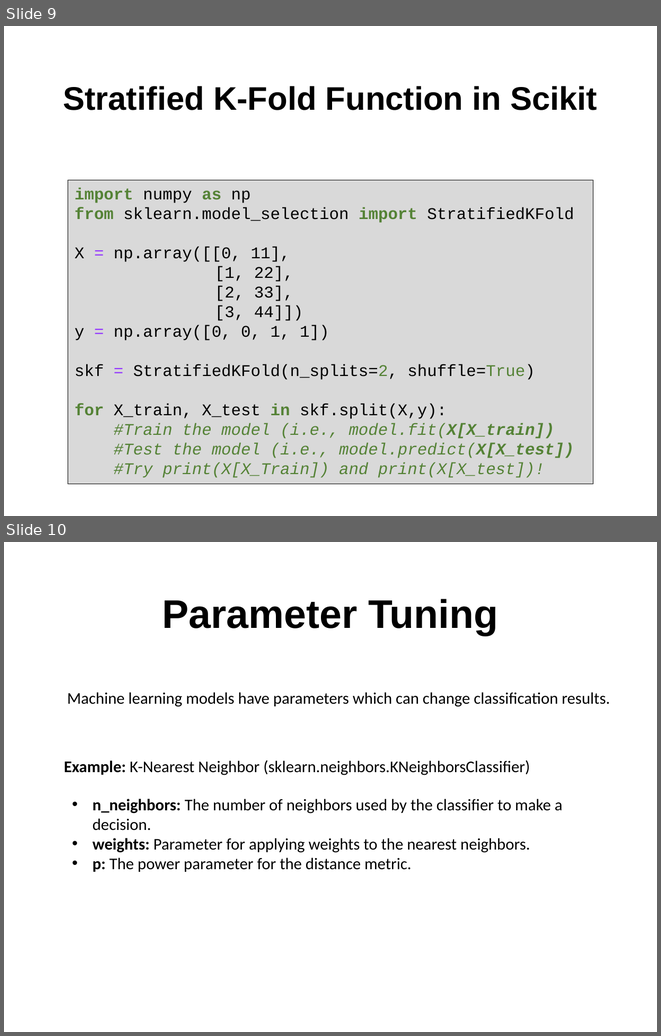
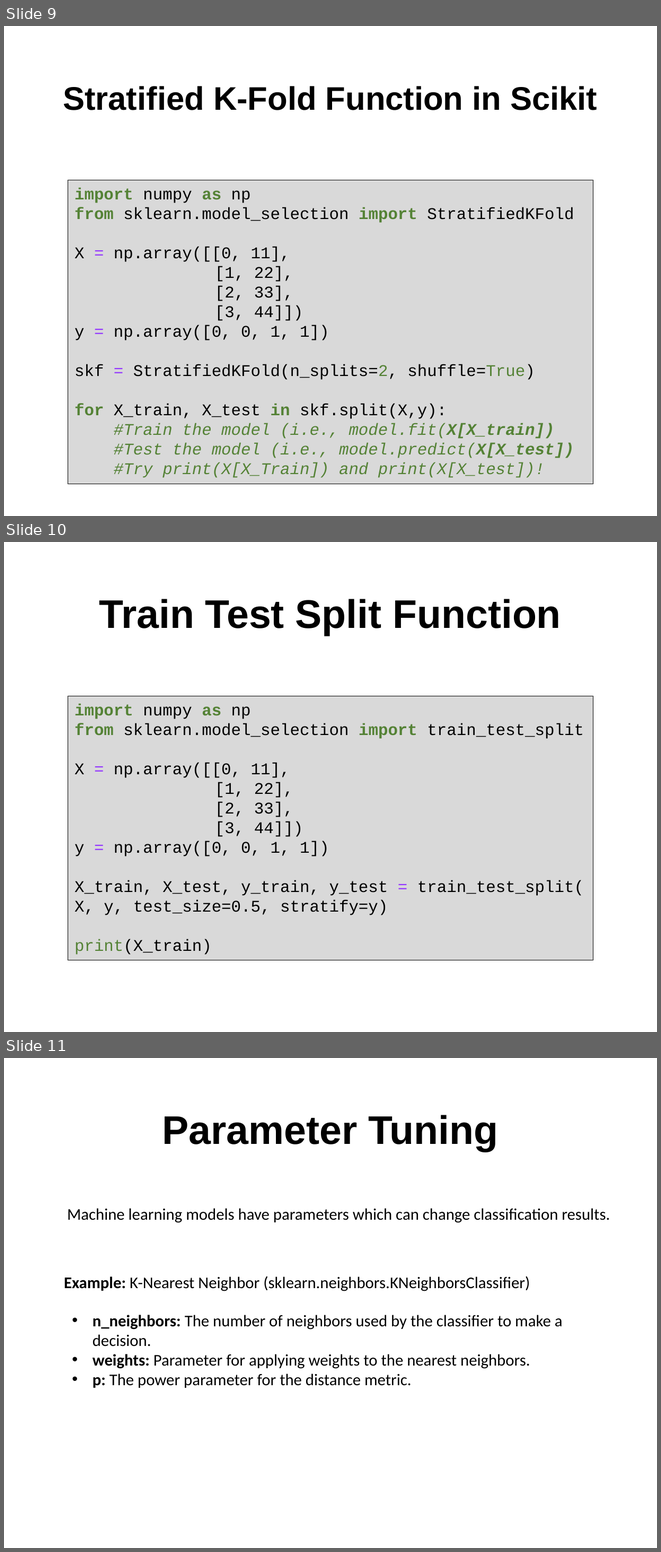
Before and after one commit to smcclatchy/machine-learning-python, a slide deck: doc/Day2_Session2_ModelEvaluation.pptx. Shown one above the other, each under a label of ours: slides 9 and 10 before the commit, slides 9, 10 and 11 after it. The pictures are 661x1036 and 661x1552 pixels, drawn with LibreOffice and Linux fonts; fonts in the diff are those of the drawing. Boxes give left, top, right and bottom in pixels: in the first picture for what was removed or moved away, otherwise in the second. Text is boxed around its words. In the diff, an @@ line names an element or a change of style, - is before the commit and + after.

```diff
--- a/doc/Day2_Session2_ModelEvaluation.pptx
+++ b/doc/Day2_Session2_ModelEvaluation.pptx
@@ slide 10 added at [4,542,657,1032], background #FFFFFF @@
@@ title added at [99,599,561,636], 44 pt, text #000000, bold @@
+Train Test Split Function
@@ rectangle added at [68,696,593,960], fill #D9D9D9, outline #000000 0.75 pt, 18 pt, text #000000 @@
+import numpy as np
+from sklearn.model_selection import train_test_split
+X = np.array([[0, 11],
+[1, 22],
+[2, 33],
+[3, 44]])
+y = np.array([0, 0, 1, 1])
+X_train, X_test, y_train, y_test = train_test_split( X, y, test_size=0.5, stratify=y)
+print(X_train)
@@ what was slide 10 is now slide 11 @@
```
Also in this commit, not shown: 1 slide changed, 6 other files.
